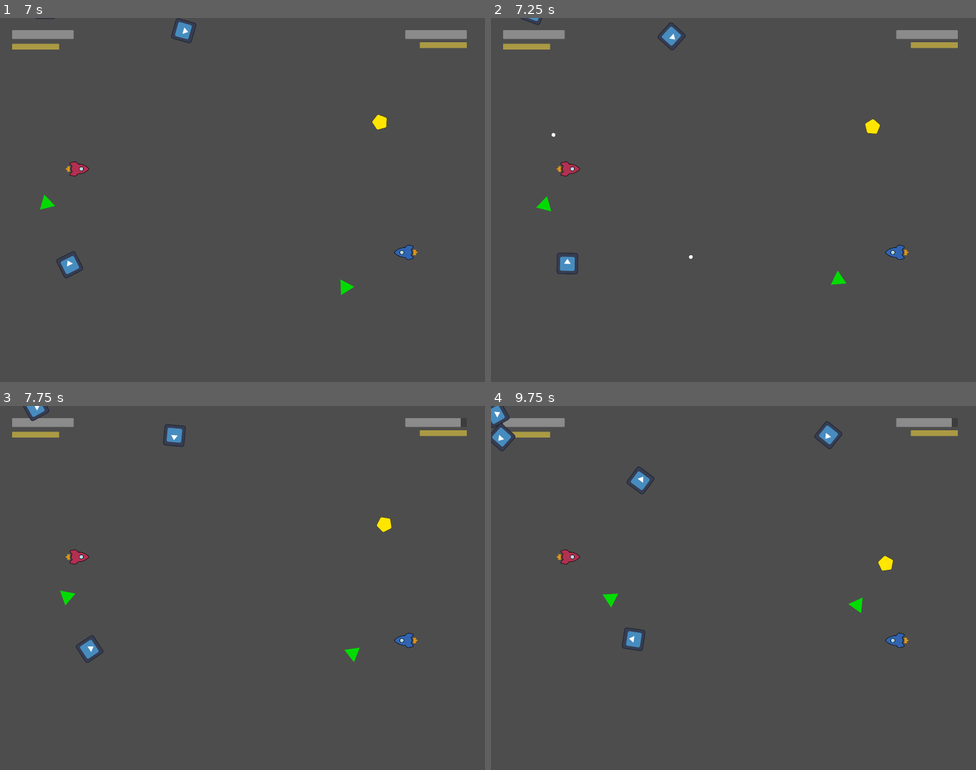
Above: before the commit, frames 1-4 (two rows, left to right).
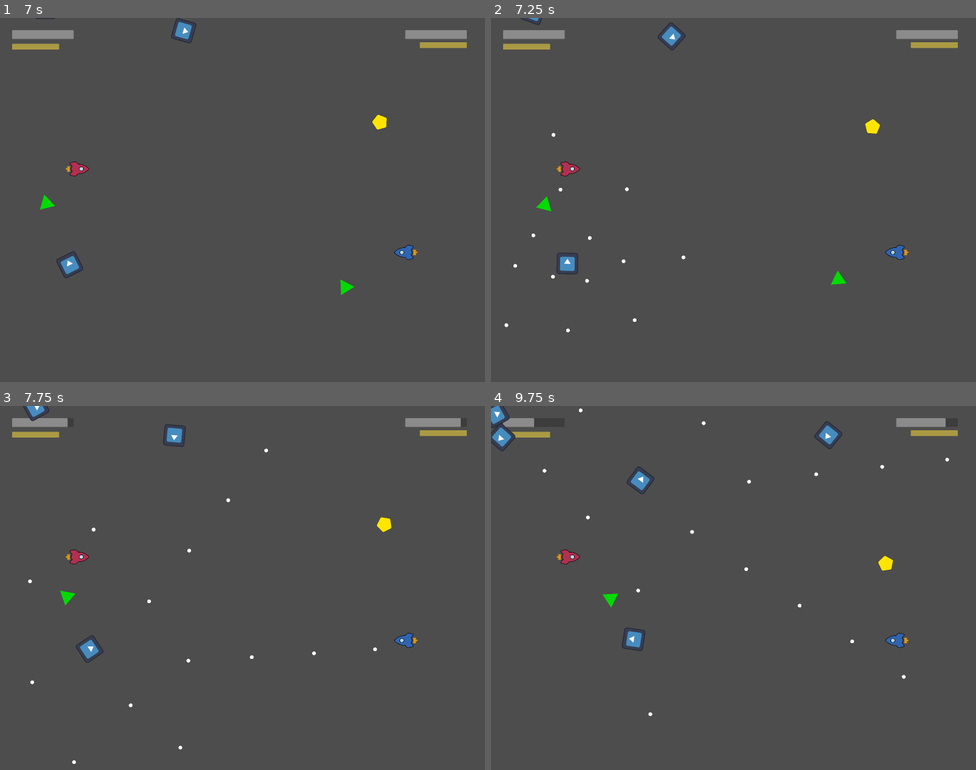
Above: after the commit, the same moments.

Repository: RajwolChapagain/Arcade-Game
Game: Godot game, scene res://main.tscn
The game is run twice, just before and just after one commit, with the same random seed, the same clock (stepped at 60 frames per second) and the same inputs. The engine's default icon, where the game draws it, is replaced by a stand-in: a white triangle on a blue panel in a dark square.
Inputs:
- Up to frame 1 (7 s): tap Enter at 0.5, 2 s; tap Space at 1.25, 2.75 s
- Up to frame 2 (7.25 s): no input
- Up to frame 3 (7.75 s): no input
- Up to frame 4 (9.75 s): no input

Frame 1 is identical in both runs. In frame 2, 0.1% of the frame differs, in the area x 2-42%, y 46-87%; in frame 3, 0.2%; in frame 4, 0.4%, in the area x 8-95%, y 0-86%.

Commit message:
Make ufo fire multiple rounds

Diff:
--- a/main.gd
+++ b/main.gd
@@ -133,7 +133,7 @@
 		$Ship.THRUST_FORCE += values[0]
 		await get_tree().create_timer(values[1]).timeout
 		$Ship.THRUST_FORCE -= values[0]
-	else:
+	elif player == 2:
 		$Ship2.THRUST_FORCE += values[0]
 		await get_tree().create_timer(values[1]).timeout
 		$Ship2.THRUST_FORCE -= values[0]
--- a/misc_objects/ufo.gd
+++ b/misc_objects/ufo.gd
@@ -31,6 +31,8 @@
 	queue_free()
 
 func _on_fire_timer_timeout():
-	for child in get_children():
-		if child.is_class("Marker2D"):
-			bullet_fired.emit(bullet_scene, child.global_position, child.position.normalized(), bullet_layers, bullet_layer_masks)
+	for i in range(5):
+		for child in get_children():
+			if child.is_class("Marker2D"):
+				bullet_fired.emit(bullet_scene, child.global_position, child.position.normalized(), bullet_layers, bullet_layer_masks)
+				await get_tree().create_timer(0.01).timeout
--- a/misc_objects/ufo.tscn
+++ b/misc_objects/ufo.tscn
@@ -31,6 +31,18 @@
 [node name="Marker2D4" type="Marker2D" parent="."]
 position = Vector2(-150, 0)
 
+[node name="Marker2D5" type="Marker2D" parent="."]
+position = Vector2(-115, -107)
+
+[node name="Marker2D6" type="Marker2D" parent="."]
+position = Vector2(105, -110)
+
+[node name="Marker2D7" type="Marker2D" parent="."]
+position = Vector2(114, 100)
+
+[node name="Marker2D8" type="Marker2D" parent="."]
+position = Vector2(-117, 111)
+
 [node name="FireTimer" type="Timer" parent="."]
 wait_time = 3.0
 autostart = true
